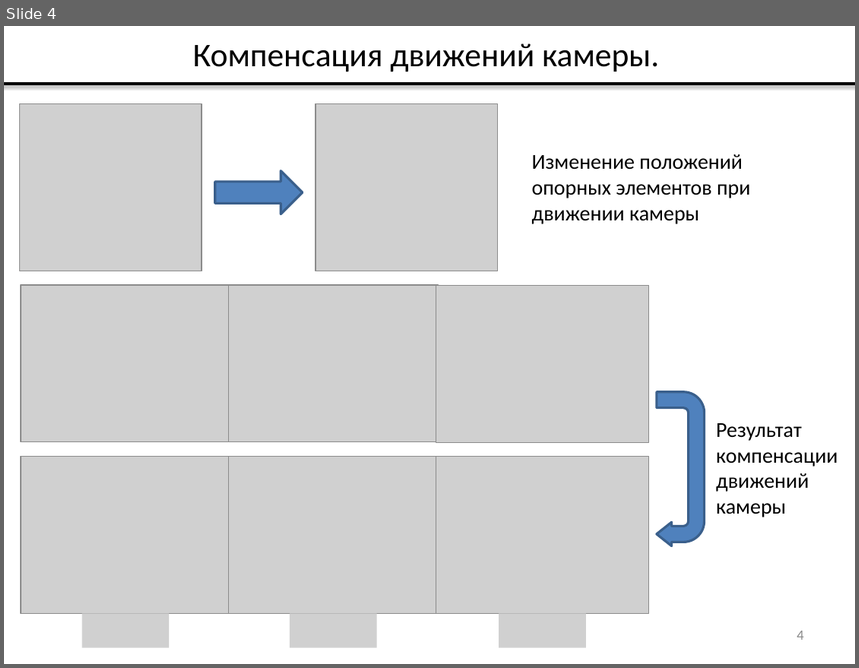
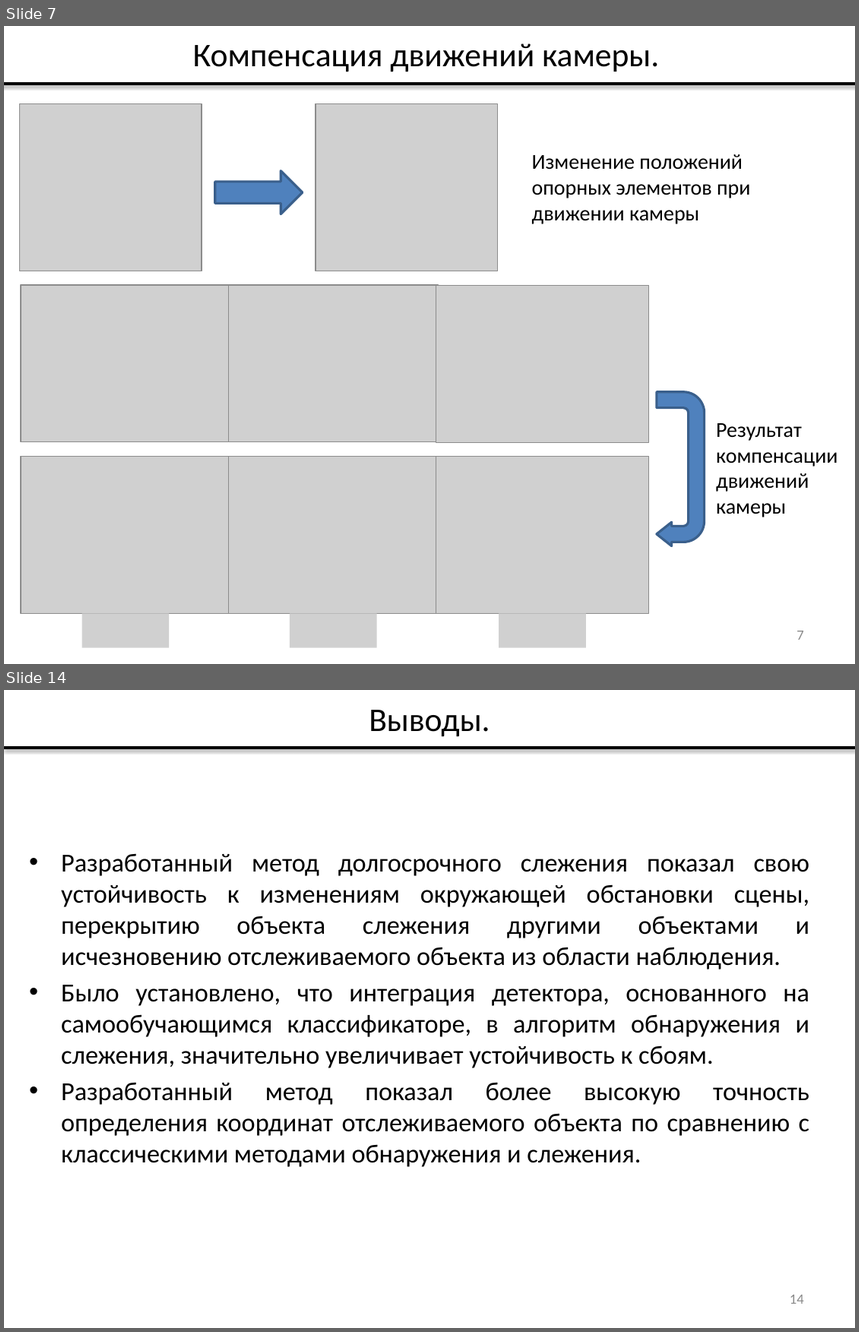
Before and after one commit to vladdimakov/cv2, a slide deck: ВКР/Презентация_Димаков_В.С._МП-40.pptx. Shown one above the other, each under a label of ours: slide 4 before the commit, slides 7 and 14 after it; the slides between them are not shown. The pictures are 859x668 and 859x1332 pixels, drawn with LibreOffice and Linux fonts; fonts in the diff are those of the drawing; grey boxes stand for pictures. Boxes give left, top, right and bottom in pixels: in the first picture for what was removed or moved away, otherwise in the second. Text is boxed around its words. In the diff, an @@ line names an element or a change of style, - is before the commit and + after.

```diff
--- a/ВКР/Презентация_Димаков_В.С._МП-40.pptx
+++ b/ВКР/Презентация_Димаков_В.С._МП-40.pptx
@@ slide 14 added at <box>4,690,855,1328</box>, background #FFFFFF @@
@@ title added at <box>369,710,490,736</box>, 28 pt, text #000000 @@
+Выводы.
@@ line added from (4, 748) to (855, 748), #000000 2 pt @@
@@ text added at <box>61,853,810,1167</box>, 22 pt, text #000000 @@
+• Разработанный метод долгосрочного слежения показал свою устойчивость к изменениям окружающей обстановки сцены, перекрытию объекта слежения другими объектами и исчезновению отслеживаемого объекта из области наблюдения.
+• Было установлено, что интеграция детектора, основанного на самообучающимся классификаторе, в алгоритм обнаружения и слежения, значительно увеличивает устойчивость к сбоям.
+• Разработанный метод показал более высокую точность определения координат отслеживаемого объекта по сравнению с классическими методами обнаружения и слежения.
@@ page number added at <box>790,1295,804,1304</box>, 12 pt, text #898989 @@
+14
@@ what was slide 4 is now slide 7 @@
@@ page number at <box>797,631,804,640</box>: text changed @@
-4
+7
```
Also in this commit, not shown: 2 slides changed, 8 other slides added, 1 slide removed.
